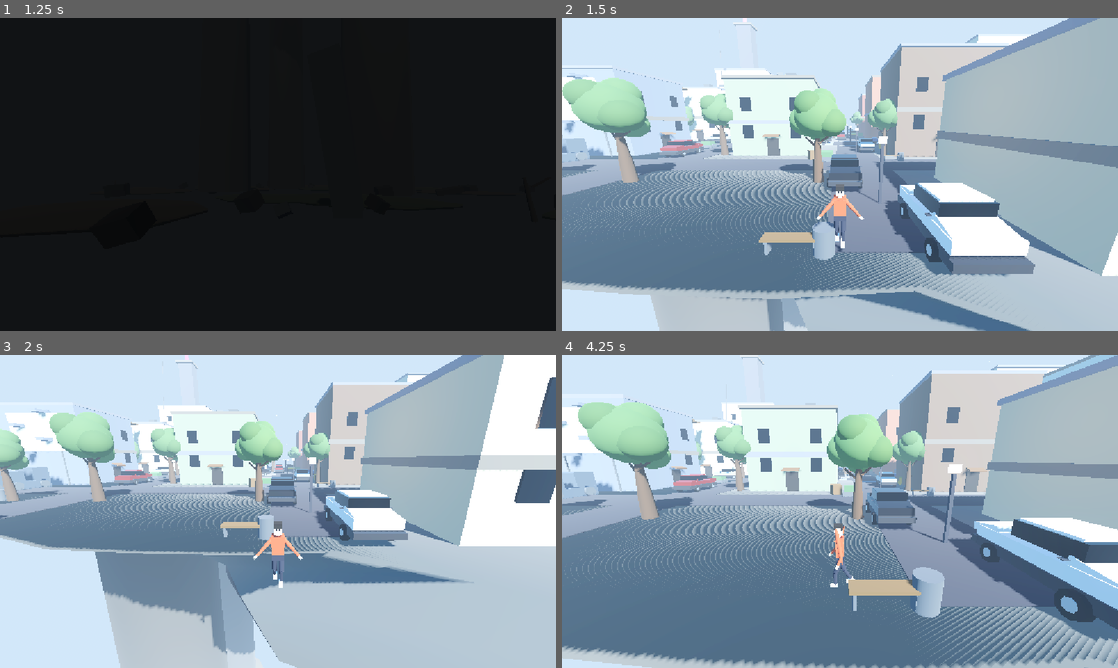
Above: before the commit, frames 1-4 (two rows, left to right).
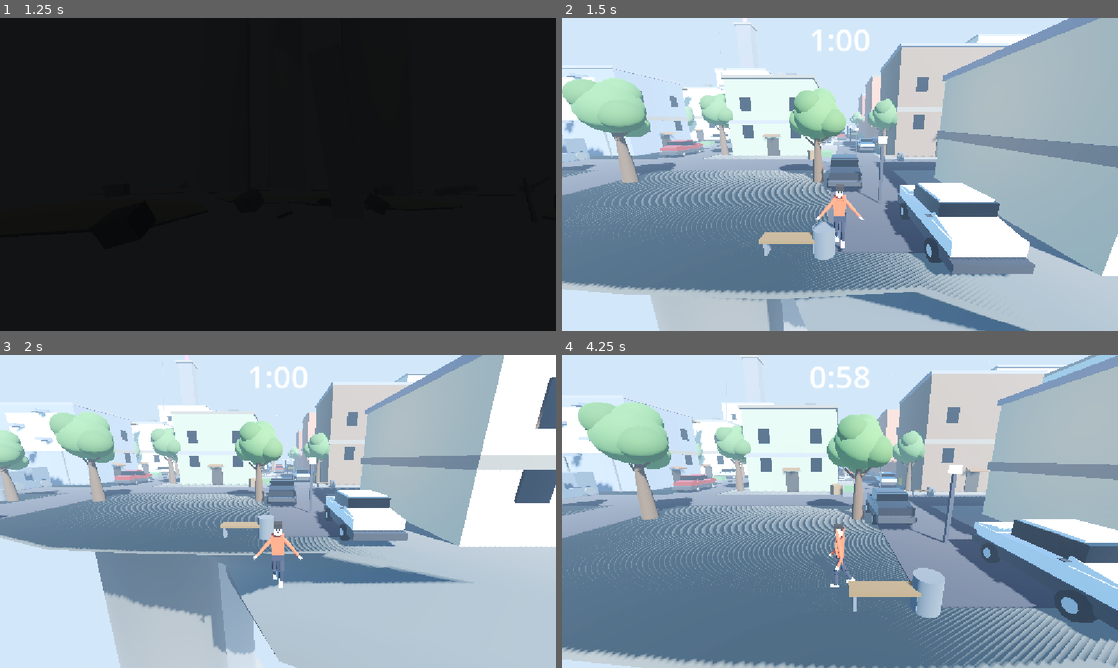
Above: after the commit, the same moments.

Repository: hasanhug/The---Falling---City
Game: Godot game, scene res://main.tscn
Two runs of this game, one before a commit and one after it. Both use one fixed random seed, a clock stepped at 60 frames per second and the inputs below.
Inputs (mouse positions are in pixels of both pictures, inside the frame that each line leads up to):
- Up to frame 1 (1.25 s): tap Space (jump) at 0.5, 0.77 s; move the mouse to (400, 158) at 0.52 s; hold D (move_right) from 0.53 s (still down); hold Shift (sprint) from 0.53 s (still down); click (400, 158) at 0.67 s
- Up to frame 2 (1.5 s): move the mouse to (728, 190) at 1.27 s; release D (move_right) at 1.28 s; release Shift (sprint) at 1.28 s; hold S (move_back) from 1.28 s (still down); tap Mouse wheel up (zoom_in) at 1.35 s; click (728, 190) at 1.42 s
- Up to frame 3 (2 s): keep holding S (move_back); tap Space (jump) at 1.52 s
- Up to frame 4 (4.25 s): move the mouse to (895, 442) at 2.02 s; release S (move_back) at 2.03 s; hold D (move_right) 2.03-2.78 s; tap Mouse wheel down (zoom_out) at 2.1 s; click (895, 442) at 2.17 s; move the mouse to (812, 574) at 2.77 s; hold W (move_forward) 2.78-3.53 s; tap Shift (sprint) at 2.85 s; click (812, 574) at 2.92 s; tap Space (jump) at 3.02, 3.77 s; move the mouse to (1006, 558) at 3.52 s; hold A (move_left) from 3.53 s (still down); tap Mouse wheel up (zoom_in) at 3.6 s; click (1006, 558) at 3.67 s

Frame 1 is identical in both runs. In frame 2, 2.1% of the frame differs, in the area x 0-100%, y 0-100%; in frame 3, 0.8%; in frame 4, 9.5%.

Commit message:
Changed countdown

Diff:
--- a/main.tscn
+++ b/main.tscn
@@ -11,6 +11,8 @@
 [ext_resource type="Script" path="res://island.gd" id="4_island"]
 
 [ext_resource type="Script" path="res://cutscene.gd" id="5_cutscene"]
+
+[ext_resource type="Script" path="res://rumble.gd" id="7_rumble"]
 
 [sub_resource type="ProceduralSkyMaterial" id="SkyMat"]
 sky_top_color = Color(0.25, 0.5, 0.9, 1)
@@ -2895,5 +2897,32 @@
 text = "Press SPACE to skip"
 modulate = Color(1, 1, 1, 0.6)
 
+[node name="Rumble" type="Node3D" parent="."]
+script = ExtResource("7_rumble")
+
+[node name="UI" type="CanvasLayer" parent="Rumble"]
+layer = 5
+
+[node name="TimerLabel" type="Label" parent="Rumble/UI"]
+anchor_right = 1.0
+anchor_bottom = 0.12
+horizontal_alignment = 1
+vertical_alignment = 1
+theme_override_font_sizes/font_size = 64
+
+[node name="FadeRect" type="ColorRect" parent="Rumble/UI"]
+anchor_right = 1.0
+anchor_bottom = 1.0
+mouse_filter = 2
+color = Color(0, 0, 0, 0)
+
+[node name="EndLabel" type="Label" parent="Rumble/UI"]
+anchor_right = 1.0
+anchor_bottom = 1.0
+horizontal_alignment = 1
+vertical_alignment = 1
+theme_override_font_sizes/font_size = 54
+text = "THE ISLAND HAS FALLEN\nPress any key to restart"
+
 [node name="Player" parent="." instance=ExtResource("1_player")]
 position = Vector3(-2, 0.6, 33)
--- /dev/null
+++ b/rumble.gd
@@ -0,0 +1,129 @@
+extends Node3D
+
+## Post-cutscene doomsday sequence: once the cutscene hands control back,
+## the island rumbles for one minute with a countdown on screen, escalating
+## until the final fall — fade to black and a restart prompt.
+
+## How long until the island falls.
+const COUNTDOWN_TIME := 60.0
+## Camera shake: from this gentle start to this violent peak.
+const SHAKE_START := 0.02
+const SHAKE_PEAK := 0.5
+## Pillars wobble as a multiple of the camera shake.
+const PILLAR_WOBBLE := 1.2
+## The fall: how far the camera lurches down, per second.
+const FALL_DROP := 30.0
+
+@onready var player: Node = get_node("../Player")
+@onready var camera_pivot: Node3D = get_node("../Player/CameraPivot")
+@onready var pillars: Array = get_node("../Pillars").get_children()
+@onready var timer_label: Label = $UI/TimerLabel
+@onready var fade_rect: ColorRect = $UI/FadeRect
+@onready var end_label: Label = $UI/EndLabel
+
+var _started := false
+var _fallen := false
+var _time_left := COUNTDOWN_TIME
+var _fall_time := 0.0
+var _pivot_base := Vector3.ZERO
+var _pillar_bases: Array[Vector3] = []
+var _rng := RandomNumberGenerator.new()
+
+
+func _ready() -> void:
+	_rng.randomize()
+	for pillar in pillars:
+		_pillar_bases.append(pillar.position)
+	_pivot_base = camera_pivot.position
+	fade_rect.color.a = 0.0
+	end_label.visible = false
+
+
+func _unhandled_input(event: InputEvent) -> void:
+	# After the fall has played out, any key or click restarts the game.
+	if not _fallen or _fall_time < 2.0:
+		return
+	if event is InputEventKey and event.pressed and not event.echo:
+		get_tree().reload_current_scene()
+	elif event is InputEventMouseButton and event.pressed:
+		get_tree().reload_current_scene()
+
+
+func _process(delta: float) -> void:
+	# Wait until the cutscene is gone (it frees itself on hand-over or skip).
+	if not _started:
+		if get_node_or_null("../Cutscene") == null:
+			_started = true
+		else:
+			return
+
+	if not _fallen:
+		_countdown(delta)
+	else:
+		_fall(delta)
+
+
+## The rumbling minute: countdown, escalating camera and pillar shake.
+func _countdown(delta: float) -> void:
+	_time_left -= delta
+	if _time_left <= 0.0:
+		_time_left = 0.0
+		_begin_fall()
+
+	_update_timer_label()
+
+	# Escalation curve: barely noticeable at first, violent near the end.
+	var progress := 1.0 - _time_left / COUNTDOWN_TIME
+	var shake := lerpf(SHAKE_START, SHAKE_PEAK, progress * progress)
+
+	# Camera rumble around its resting position.
+	camera_pivot.position = _pivot_base + Vector3(
+		_rng.randf_range(-1.0, 1.0),
+		_rng.randf_range(-1.0, 1.0),
+		_rng.randf_range(-1.0, 1.0)
+	) * shake
+
+	# Pillars tremble harder as time runs out.
+	for i in pillars.size():
+		var wobble := Vector3(
+			_rng.randf_range(-1.0, 1.0),
+			0.0,
+			_rng.randf_range(-1.0, 1.0)
+		) * shake * PILLAR_WOBBLE
+		pillars[i].position = _pillar_bases[i] + wobble
+
+
+## The fall itself: huge shake, camera lurching down, fade to black.
+func _fall(delta: float) -> void:
+	_fall_time += delta
+	camera_pivot.position = _pivot_base + Vector3(
+		_rng.randf_range(-1.0, 1.0) * SHAKE_PEAK * 2.0,
+		-_fall_time * FALL_DROP,
+		_rng.randf_range(-1.0, 1.0) * SHAKE_PEAK * 2.0
+	)
+	fade_rect.color.a = clampf(_fall_time / 1.2, 0.0, 1.0)
+	if _fall_time > 1.2 and not end_label.visible:
+		end_label.visible = true
+
+
+## Switch from countdown to the falling sequence.
+func _begin_fall() -> void:
+	_fallen = true
+	_fall_time = 0.0
+	player.process_mode = Node.PROCESS_MODE_DISABLED
+	timer_label.visible = false
+
+
+## Big top-centre timer; red and pulsing for the final ten seconds.
+func _update_timer_label() -> void:
+	var total := int(ceil(_time_left))
+	var minutes := int(total / 60.0)
+	var seconds := total % 60
+	timer_label.text = "%d:%02d" % [minutes, seconds]
+	if _time_left <= 10.0:
+		timer_label.modulate = Color(1, 0.2, 0.2, 1)
+		var pulse := 0.5 + 0.5 * sin(_time_left * 8.0)
+		timer_label.scale = Vector2(1.0 + pulse * 0.15, 1.0 + pulse * 0.15)
+	else:
+		timer_label.modulate = Color(1, 1, 1, 1)
+		timer_label.scale = Vector2.ONE
